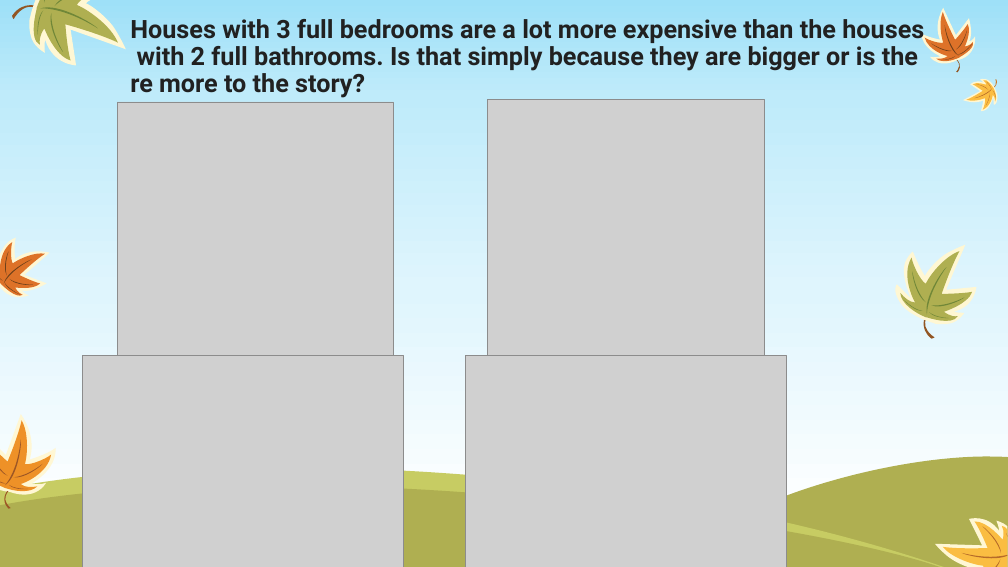
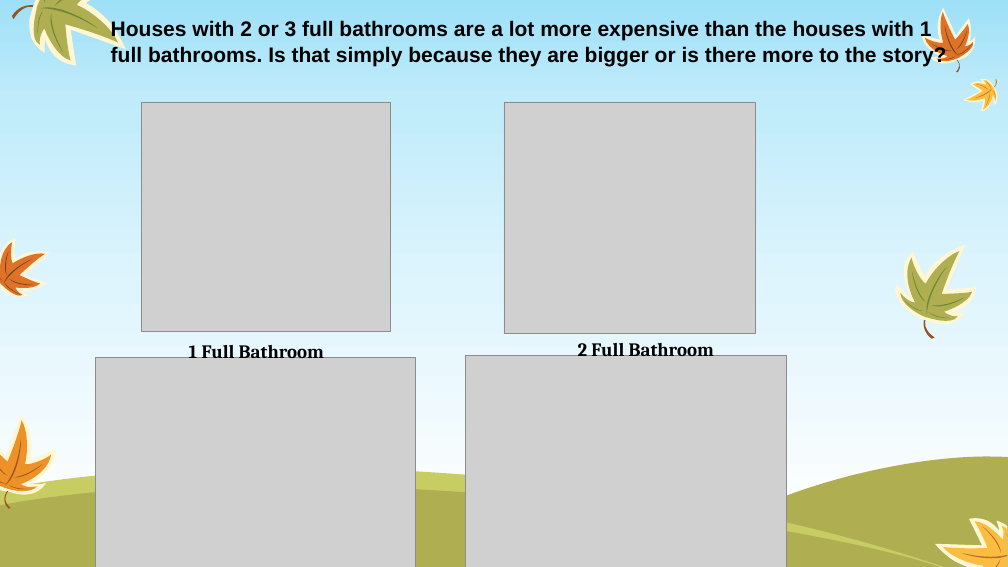
Before and after one commit to ozgurpolat/Exploratory_Data_Analysis, a slide deck: slide 7 of House_Prices.pptx (slide 6 before the commit). Drawn at 1008x567 pixels with LibreOffice and Linux fonts; fonts in the diff are those of the drawing; grey boxes stand for pictures. Boxes give left, top, right and bottom in pixels: in the first picture for what was removed or moved away, otherwise in the second. Text is boxed around its words. In the diff, an @@ line names an element or a change of style, - is before the commit and + after.

```diff
--- a/House_Prices.pptx
+++ b/House_Prices.pptx
@@ text "Houses with 2 or 3 ..." at <box>111,20,946,66</box>: vertical alignment bottom to top @@
@@ text at <box>111,20,946,66</box>: text changed; size 24 to 20 pt; font Roboto to Arial; text colour #212121 to #000000 @@
-Houses with 3 full bedrooms are a lot more expensive than the houses with 2 full bathrooms. Is that simply because they are bigger or is there more to the story?
+Houses with 2 or 3 full bathrooms are a lot more expensive than the houses with 1
+full bathrooms. Is that simply because they are bigger or is there more to the story?
@@ picture: place and size @@
-picture at <box>117,102,394,358</box>
+picture at <box>141,102,390,332</box>
@@ picture: place and size @@
-picture at <box>488,100,765,355</box>
+picture at <box>504,102,755,334</box>
@@ picture: place and size @@
-picture at <box>82,355,403,567</box>
+picture at <box>95,358,416,567</box>
@@ text added at <box>189,340,324,358</box>, 18 pt, text #000000, bold @@
+1 Full Bathroom
@@ text added at <box>578,339,714,356</box>, 18 pt, text #000000, bold @@
+2 Full Bathroom
```
Also in this commit, not shown: 5 other slides changed, 2 slides added, 1 other file.
